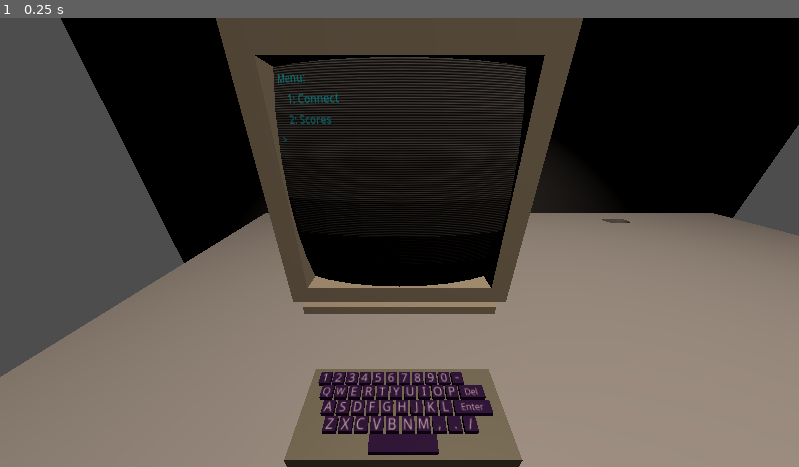
Above: before the commit, frame 1.
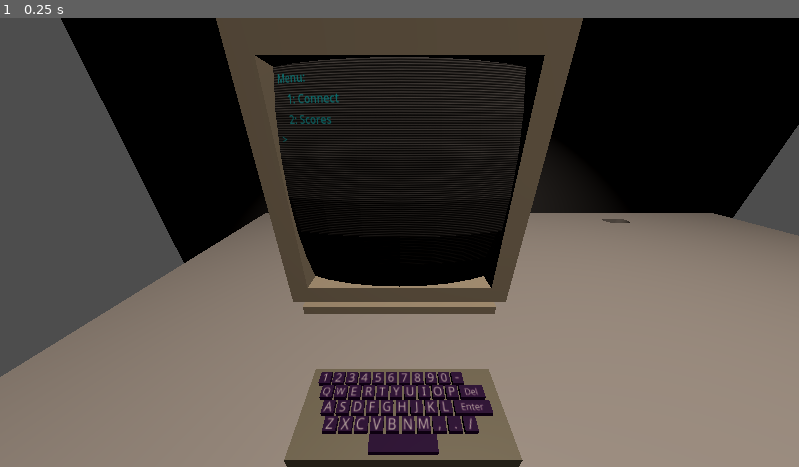
Above: after the commit, the same moment.

Repository: astnohk/LunarMouse3D
Game: Godot game, scene res://Levels/MainMenu/Menu3D.tscn
Same seed, same stepped clock (60 frames per second), same inputs: the game is played once before the commit and once after it.
Inputs:
- Up to frame 1 (0.25 s): no input

The runs differ from the first frame. In frame 1, less than 0.1% of the frame differs, in the area x 34-66%, y 8-56%.

Commit message:
Bug fix
* Set `SubViewport.UPDATE_WHEN_PARENT_VISIBLE` to SubViewport in
  `Menu3D` to start rendering to render target.

Diff:
--- a/Levels/MainMenu/Menu.gd
+++ b/Levels/MainMenu/Menu.gd
@@ -83,17 +83,6 @@
 	if len(lines) > 0 and len(lines[0].text) > 0:
 		lines[0].text = lines[0].text.substr(0, len(lines[0].text) - 1)
 
-func _on_label_new_game_gui_input(event):
-	if event is InputEventMouseButton:
-		if event.pressed and event.button_index == MOUSE_BUTTON_LEFT:
-			start_new_level()
-
-func _on_label_scores_gui_input(event):
-	if event is InputEventMouseButton:
-		if event.pressed and event.button_index == MOUSE_BUTTON_LEFT:
-			# Show Scores
-			show_scores()
-
 func start_new_level():
 	# Start New Game
 	get_tree().change_scene_to_packed(next_scene)
--- a/Levels/MainMenu/Menu.tscn
+++ b/Levels/MainMenu/Menu.tscn
@@ -18,14 +18,6 @@
 shader_parameter/noise_strength = 0.05
 shader_parameter/brightness = 0.8
 shader_parameter/noise = SubResource("NoiseTexture2D_hxhln")
-
-[sub_resource type="LabelSettings" id="LabelSettings_icwea"]
-font_size = 48
-font_color = Color(0, 1, 0, 1)
-
-[sub_resource type="LabelSettings" id="LabelSettings_wavwb"]
-font_size = 48
-font_color = Color(0, 1, 0, 1)
 
 [node name="Control" type="Control"]
 layout_mode = 3
@@ -57,32 +49,3 @@
 anchor_bottom = 0.98
 grow_horizontal = 2
 grow_vertical = 2
-
-[node name="VBoxContainer_" type="VBoxContainer" parent="."]
-visible = false
-layout_mode = 2
-offset_left = 449.0
-offset_top = 252.0
-offset_right = 703.0
-offset_bottom = 396.0
-
-[node name="Label_NewGame" type="Label" parent="VBoxContainer_"]
-layout_mode = 2
-mouse_filter = 0
-mouse_default_cursor_shape = 3
-text = "New Game"
-label_settings = SubResource("LabelSettings_icwea")
-horizontal_alignment = 1
-vertical_alignment = 1
-
-[node name="Label_Scores" type="Label" parent="VBoxContainer_"]
-layout_mode = 2
-mouse_filter = 0
-mouse_default_cursor_shape = 3
-text = "Scores"
-label_settings = SubResource("LabelSettings_wavwb")
-horizontal_alignment = 1
-vertical_alignment = 1
-
-[connection signal="gui_input" from="VBoxContainer_/Label_NewGame" to="." method="_on_label_new_game_gui_input"]
-[connection signal="gui_input" from="VBoxContainer_/Label_Scores" to="." method="_on_label_scores_gui_input"]
--- a/Levels/MainMenu/Menu3D.gd
+++ b/Levels/MainMenu/Menu3D.gd
@@ -14,6 +14,7 @@
 	var screen: MeshInstance3D = get_node("Monitor/Sphere")
 	screen_material = screen.get_surface_override_material(0)
 	var viewport: SubViewport = get_node("SubViewport")
+	viewport.set_update_mode(SubViewport.UPDATE_WHEN_PARENT_VISIBLE)
 	screen_material.set_shader_parameter("screen", viewport.get_texture())
 	# Keyboard
 	connect_keyboards()
@@ -21,7 +22,6 @@
 func connect_keyboards():
 	var keyboard: Node3D = get_node("Keyboard")
 	for keyname in enabled_keys_list:
-		print("Key_{key}/Area3D".format({ "key": keyname }))
 		var key_instance: Area3D = keyboard.get_node("Key_{key}/Area3D".format({ "key": keyname }))
 		var input_event_callback = func(
 			_camera: Node,
--- a/Levels/MainMenu/Menu3D.tscn
+++ b/Levels/MainMenu/Menu3D.tscn
@@ -62,6 +62,9 @@
 
 [node name="Control" parent="SubViewport" instance=ExtResource("4_bg2u2")]
 
+[node name="Keyboard" parent="." instance=ExtResource("5_y0em7")]
+transform = Transform3D(1, 0, 0, 0, 1, 0, 0, 0, 1, -0.411571, 0.921786, -0.806336)
+
 [node name="SpotLight3D" type="SpotLight3D" parent="."]
 transform = Transform3D(1, 0, 0, 0, 0.0179759, 0.999838, 0, -0.999838, 0.0179759, -0.0847193, 3.67593, -0.55785)
 light_color = Color(0.917647, 0.847059, 0.796078, 1)
@@ -70,6 +73,3 @@
 light_volumetric_fog_energy = 2.0
 spot_range = 5.09993
 spot_angle = 39.7782
-
-[node name="Keyboard" parent="." instance=ExtResource("5_y0em7")]
-transform = Transform3D(1, 0, 0, 0, 1, 0, 0, 0, 1, -0.411571, 0.921786, -0.806336)
Not shown: 1 places in Levels/MainMenu/Menu.tscn that only renumber resources
Not shown, changed: export_presets.cfg
